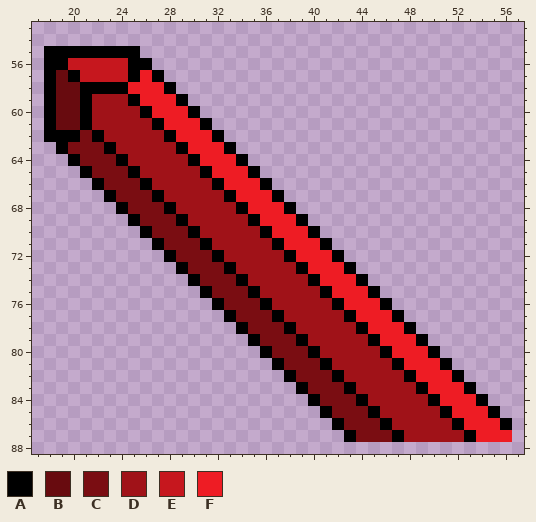
Two versions of one sprite sheet, sprites/spr_ruby/layers/aa2a5338-1b12-4133-b07e-2dff4c48a763/27c9b513-359c-47b3-be10-2746ec1d9b58.png. The first picture shows the starting point.
The file is 67x96 pixels. Shown: x 17..57, y 53..88. The old version is drawn lined up with the new one, on the new canvas.
Palette (. is transparent): A #000000  B #680b0f  C #7a0d12  D #a01218  E #c6171e  F #ee1c24
Pixels before, first column x 18:
55 AAAAAAAA...............................
56 AAEEEEEAA..............................
57 ABAEEEEAFA.............................
58 ABBAAAAFFFA............................
59 ABBADDDAFFFA...........................
60 ABBADDDDAFFFA..........................
61 ABBADDDDDAFFFA.........................
62 AAACADDDDDAFFFA........................
63 .ACCCADDDDDAFFFA.......................
64 ..ACCCADDDDDAFFFA......................
65 ...ACCCADDDDDAFFFA.....................
66 ....ACCCADDDDDAFFFA....................
67 .....ACCCADDDDDAFFFA...................
68 ......ACCCADDDDDAFFFA..................
69 .......ACCCADDDDDAFFFA.................
70 ........ACCCADDDDDAFFFA................
71 .........ACCCADDDDDAFFFA...............
72 ..........ACCCADDDDDAFFFA..............
73 ...........ACCCADDDDDAFFFA.............
74 ............ACCCADDDDDAFFFA............
75 .............ACCCADDDDDAFFFA...........
76 ..............ACCCADDDDDAFFFA..........
77 ...............ACCCADDDDDAFFFA.........
78 ................ACCCADDDDDAFFFA........
79 .................ACCCADDDDDAFFFA.......
80 ..................ACCCADDDDDAFFFA......
81 ...................ACCCADDDDDAFFFA.....
82 ....................ACCCADDDDDAFFFA....
83 .....................ACCCADDDDDAFFFA...
84 ......................ACCCADDDDDAFFFA..
85 .......................ACCCADDDDDAFFFA.
86 ........................ACCCADDDDDAFFFA
87 .........................ACCCADDDDDAFFF
And afterwards:
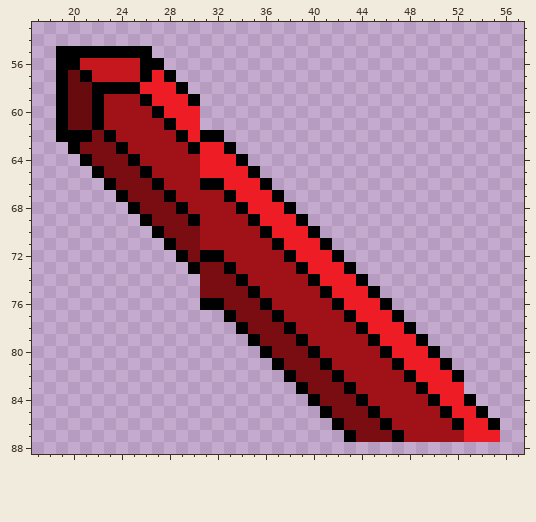
The edit:
canvas 67x96 -> 64x96, the old top-left corner now at -2,0 (the part of the old canvas that was cut away was empty and is not shown)
y 55: x 18 A -> .; x 26 . -> A
y 56: x 18 A -> .; x 20 E -> A; x 25 A -> E; x 27 . -> A
y 57: x 18..21 ABAE -> .ABA; x 25..28 AFA. -> EAFA
y 58: x 18..19 AB -> .A; x 21 A -> B; x 25 F -> A; x 28..29 A. -> FA
y 59: x 18..19 AB -> .A; x 21..22 AD -> BA; x 25..26 AF -> DA; x 29..30 A. -> FA
y 60: x 18..19 AB -> .A; x 21..22 AD -> BA; x 26..27 AF -> DA; x 30 A -> F
y 61: x 18..19 AB -> .A; x 21..22 AD -> BA; x 27..28 AF -> DA; x 31 A -> .
y 62: x 18 A -> .; x 21..23 CAD -> ACA; x 28..29 AF -> DA; x 31 F -> A
y 63: x 19..20 AC -> .A; x 23..24 AD -> CA; x 29..30 AF -> DA
y 64: x 20..21 AC -> .A; x 24..25 AD -> CA; x 30 A -> D
y 65: x 21..22 AC -> .A; x 25..26 AD -> CA; x 31 A -> F
y 66: x 22..23 AC -> .A; x 26..27 AD -> CA; x 31 D -> A
y 67: x 23..24 AC -> .A; x 27..28 AD -> CA
y 68: x 24..25 AC -> .A; x 28..29 AD -> CA
y 69: x 25..26 AC -> .A; x 29..30 AD -> CA
y 70: x 26..27 AC -> .A; x 30 A -> C
y 71: x 27..28 AC -> .A; x 31 A -> D
y 72: x 28..29 AC -> .A; x 31 C -> A
y 73: x 29..30 AC -> .A
y 74: x 30 A -> .
y 75: x 31 A -> C
y 76: x 31 . -> A
y 83: x 53 A -> .
y 84: x 53..54 FA -> A.
y 85: x 54..55 FA -> A.
y 86: x 55..56 FA -> A.
y 87: x 53 A -> F; x 56 F -> .
